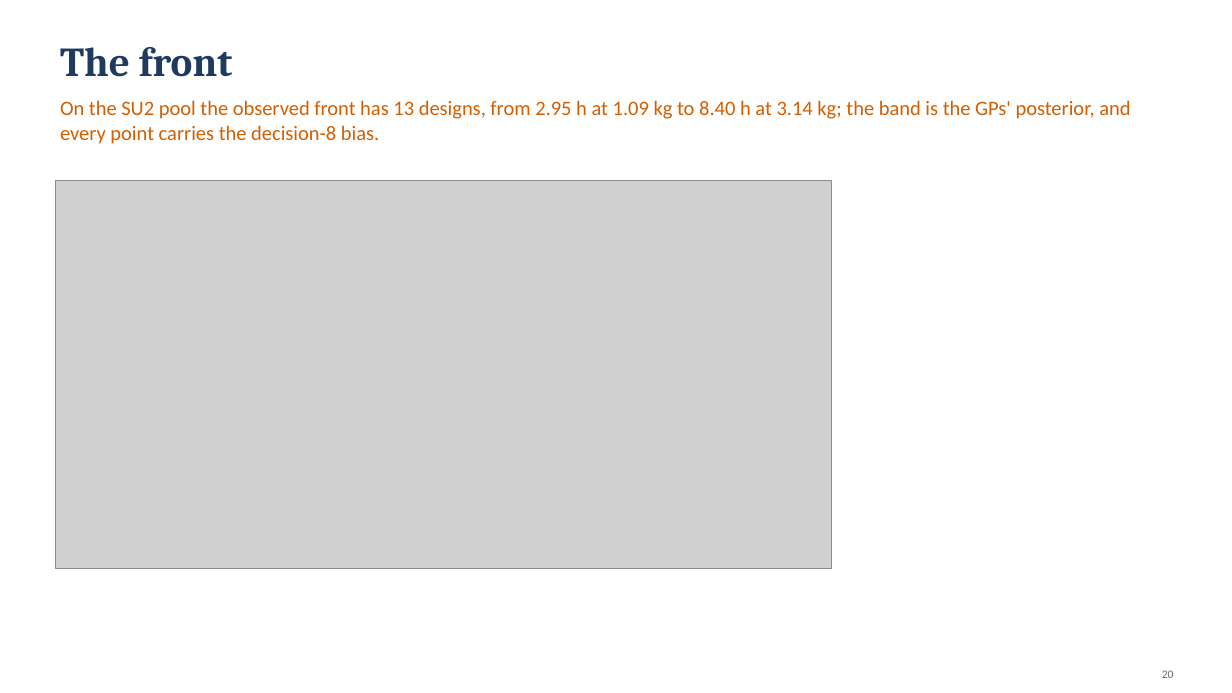
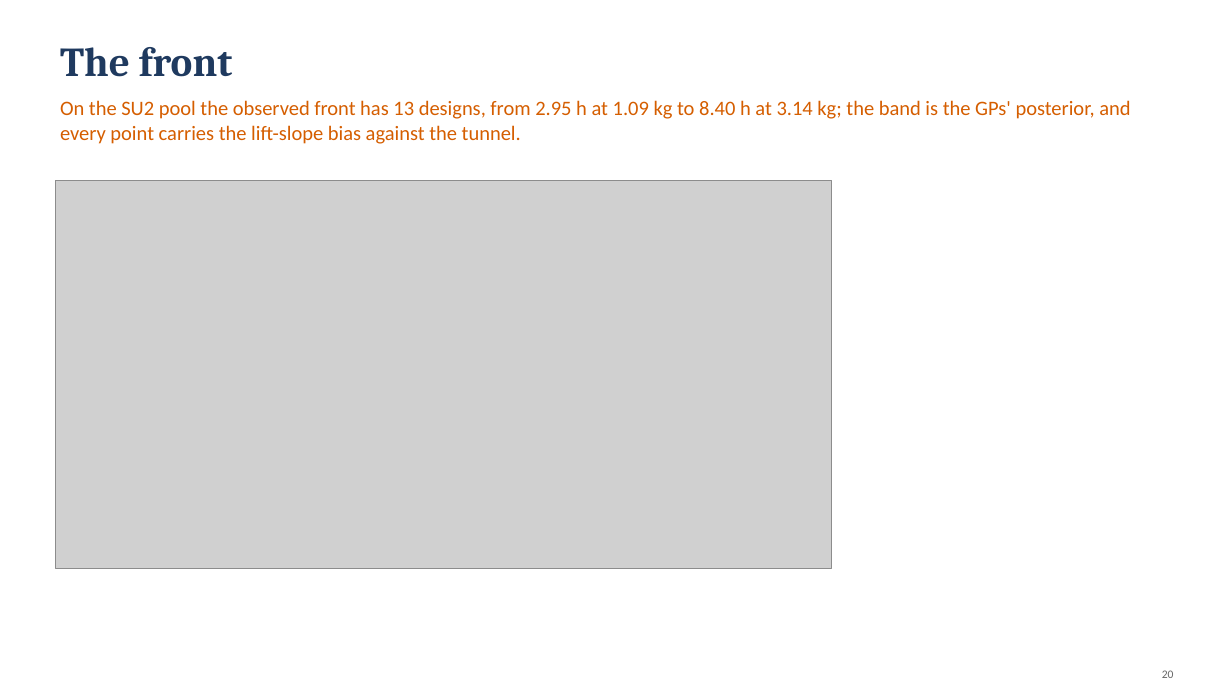
Before and after one commit to emarinhoss/ai-engineering, a slide deck: slide 20 of docs/talk/deck_drone_v3.pptx. Drawn at 1232x693 pixels with LibreOffice and Linux fonts; fonts in the diff are those of the drawing; grey boxes stand for pictures. Boxes give left, top, right and bottom in pixels: in the first picture for what was removed or moved away, otherwise in the second. Text is boxed around its words. In the diff, an @@ line names an element or a change of style, - is before the commit and + after.

```diff
--- a/docs/talk/deck_drone_v3.pptx
+++ b/docs/talk/deck_drone_v3.pptx
@@ text at bbox=[60, 100, 1130, 144]: text changed @@
-On the SU2 pool the observed front has 13 designs, from 2.95 h at 1.09 kg to 8.40 h at 3.14 kg; the band is the GPs' posterior, and every point carries the decision-8 bias.
+On the SU2 pool the observed front has 13 designs, from 2.95 h at 1.09 kg to 8.40 h at 3.14 kg; the band is the GPs' posterior, and every point carries the lift-slope bias against the tunnel.
```
Also in this commit, not shown: 3 other files.
